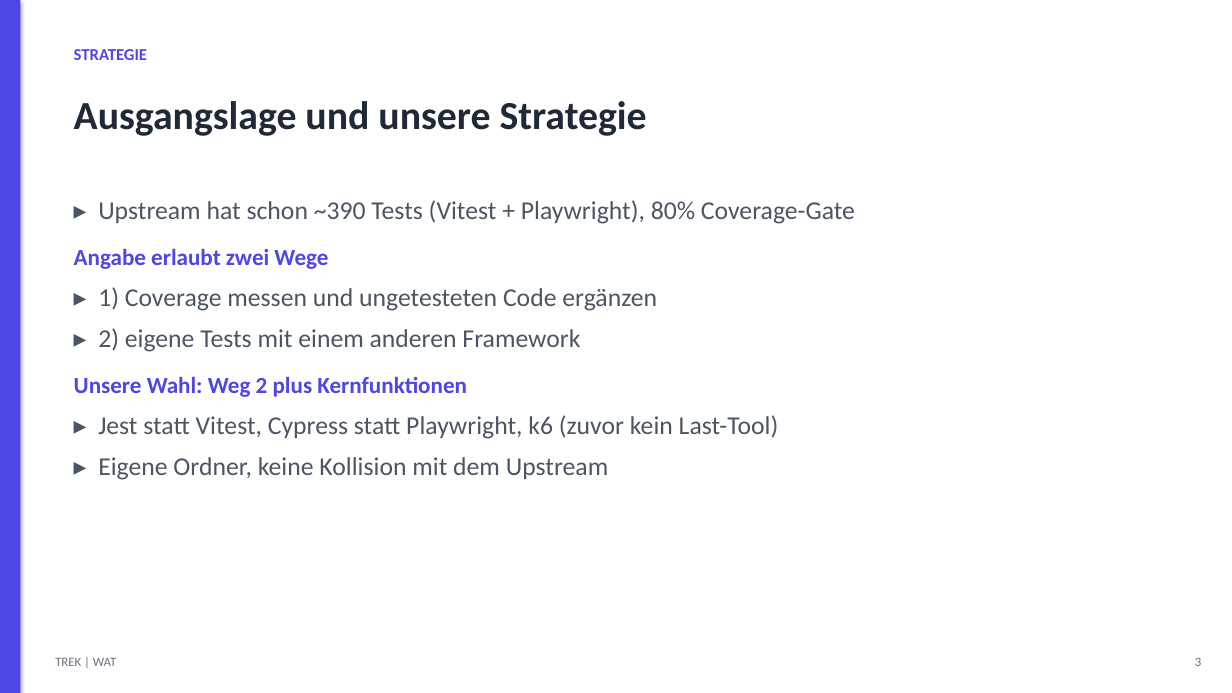
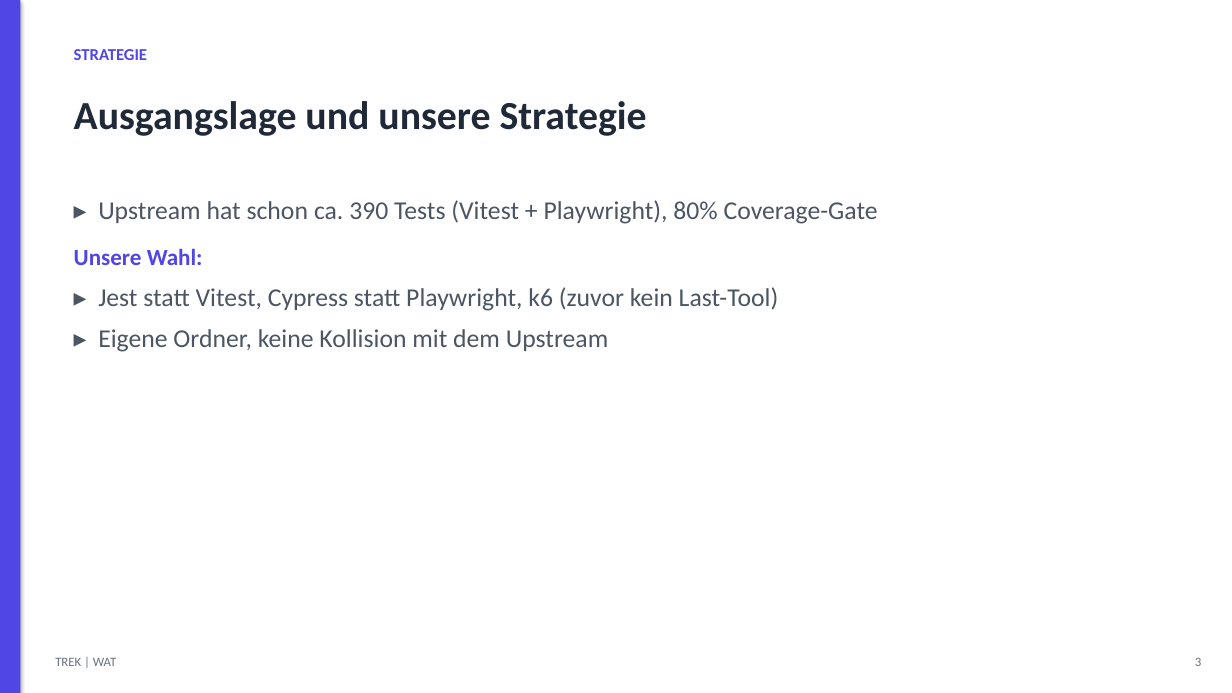
Before and after one commit to luttfab77/TREK-wat4, a slide deck: slide 3 of PRESENTATION.pptx. Drawn at 1232x693 pixels with LibreOffice and Linux fonts; fonts in the diff are those of the drawing. Boxes give left, top, right and bottom in pixels: in the first picture for what was removed or moved away, otherwise in the second. Text is boxed around its words. In the diff, an @@ line names an element or a change of style, - is before the commit and + after.

```diff
--- a/PRESENTATION.pptx
+++ b/PRESENTATION.pptx
@@ text at <box>74,200,878,265</box>: text changed @@
-▸ Upstream hat schon ~390 Tests (Vitest + Playwright), 80% Coverage-Gate
-Angabe erlaubt zwei Wege
-▸ 1) Coverage messen und ungetesteten Code ergänzen
-▸ 2) eigene Tests mit einem anderen Framework
-Unsere Wahl: Weg 2 plus Kernfunktionen
+▸ Upstream hat schon ca. 390 Tests (Vitest + Playwright), 80% Coverage-Gate
+Unsere Wahl:
```
Also in this commit, not shown: 7 other slides changed.
